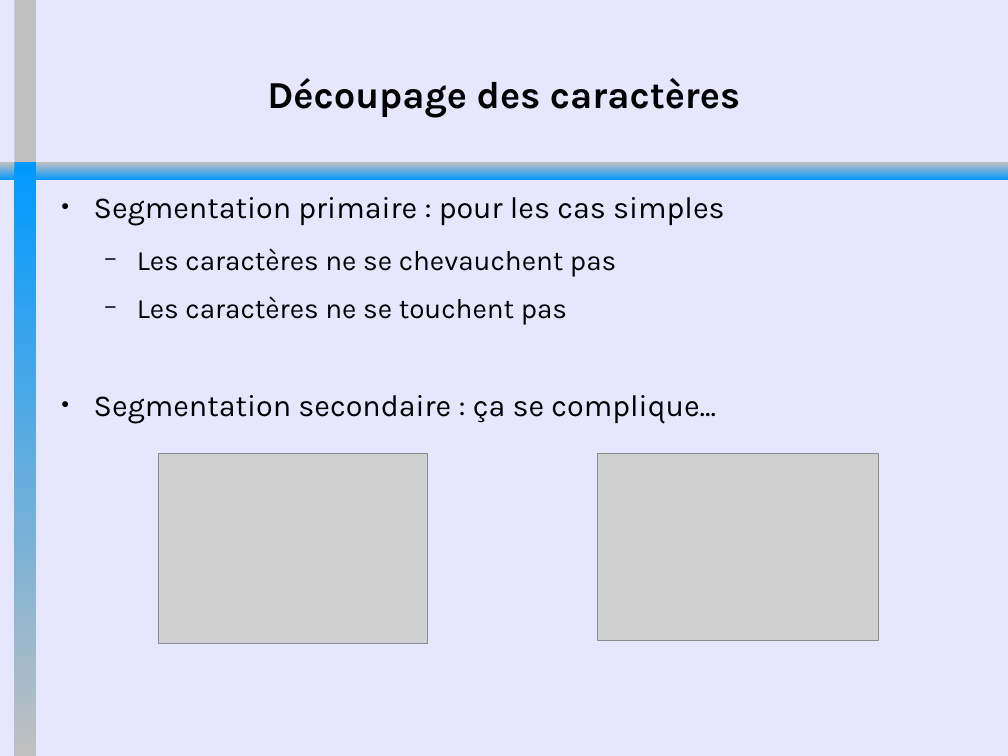
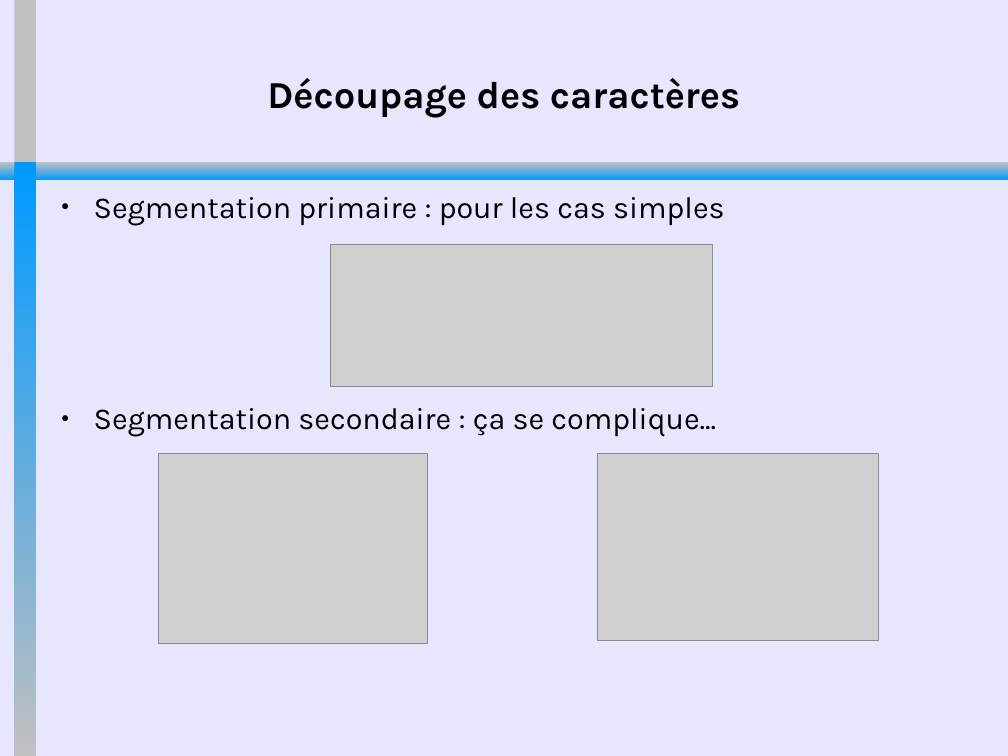
Before and after one commit to MehdiBksr/GeneTeX, a slide deck: slide 8 of documentation/SoutenanceGeneTeX.odp. Drawn at 1008x756 pixels with LibreOffice and Linux fonts; fonts in the diff are those of the drawing; grey boxes stand for pictures. Boxes give left, top, right and bottom in pixels: in the first picture for what was removed or moved away, otherwise in the second. Text is boxed around its words. In the diff, an @@ line names an element or a change of style, - is before the commit and + after.

```diff
--- a/documentation/SoutenanceGeneTeX.odp
+++ b/documentation/SoutenanceGeneTeX.odp
@@ text at (137,248,616,324): paragraphs removed @@
-  − Les caractères ne se chevauchent pas
-  − Les caractères ne se touchent pas
@@ picture added at (331,245,713,387) @@
```
Also in this commit, not shown: 2 other slides changed, 1 slide added, 1 slide removed.
